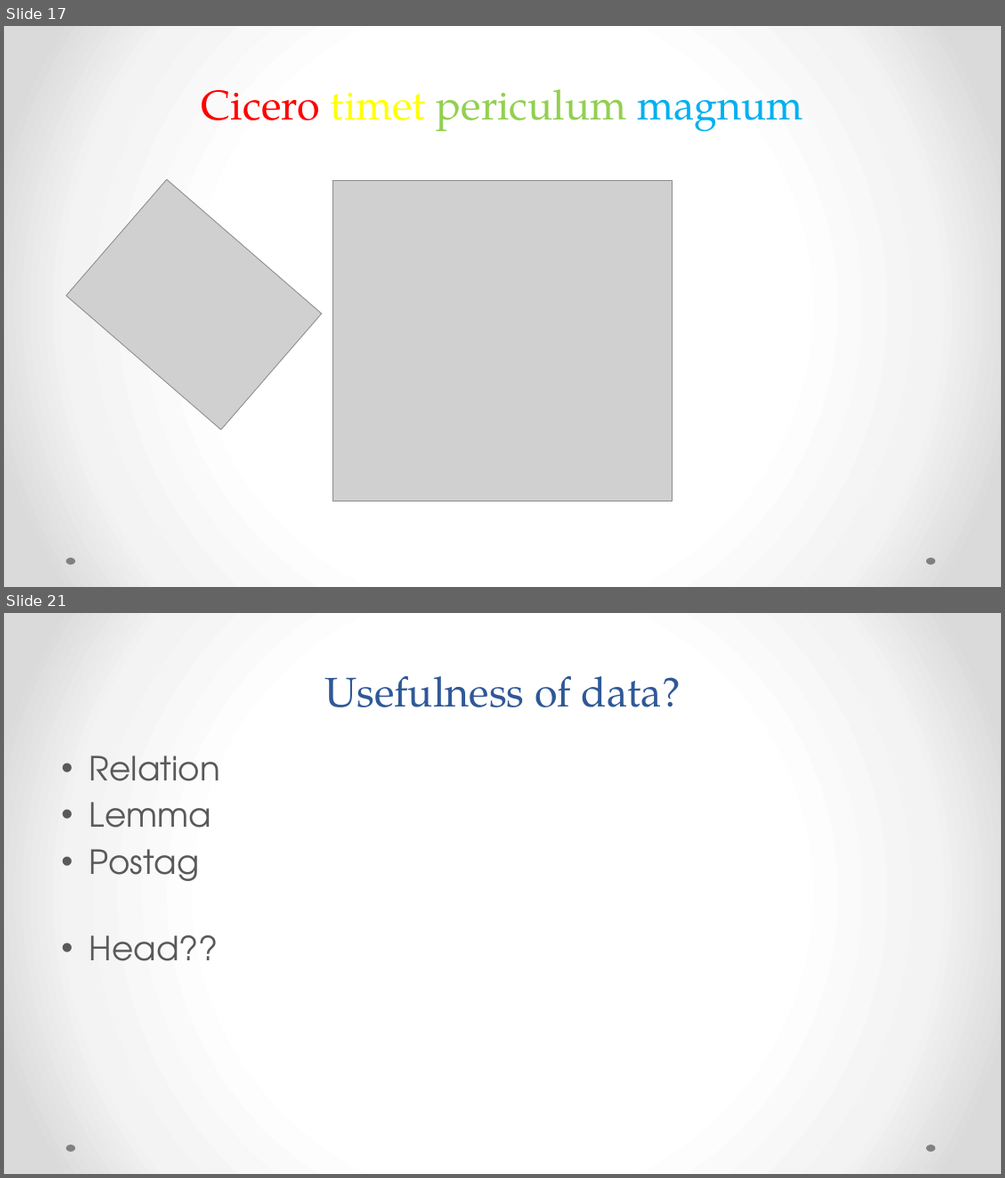
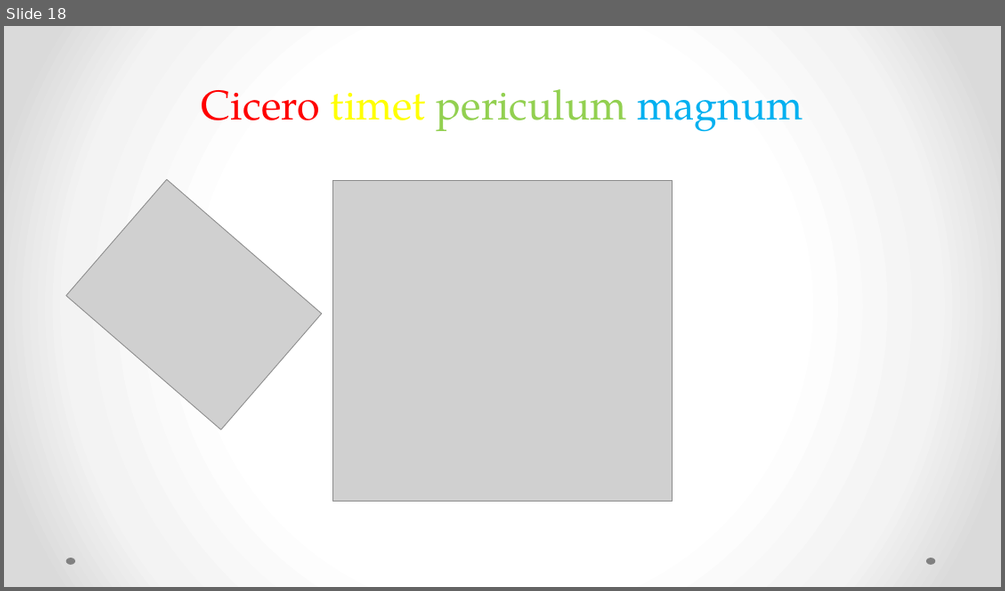
Before and after one commit to rgorman/syntacto_stylistics, a slide deck: Presentations/CAMWS_2016/Gorman_camws_2016.pptx. Shown one above the other, each under a label of ours: slides 17 and 21 before the commit, slide 18 after it; the slides between them are not shown. The pictures are 1005x1178 and 1005x591 pixels, drawn with LibreOffice and Linux fonts; fonts in the diff are those of the drawing; grey boxes stand for pictures. Boxes give left, top, right and bottom in pixels: in the first picture for what was removed or moved away, otherwise in the second. Text is boxed around its words. In the diff, an @@ line names an element or a change of style, - is before the commit and + after.

```diff
--- a/Presentations/CAMWS_2016/Gorman_camws_2016.pptx
+++ b/Presentations/CAMWS_2016/Gorman_camws_2016.pptx
@@ slide 21 removed at [4,613,1001,1174], background gradient #FFFFFF to #F4F4F4 to #DADADA; not listed: 2 template elements that a slide beside it also shows @@
@@ title removed at [324,676,680,707] @@
-Usefulness of data?
@@ text removed at [89,755,220,961] @@
-• Relation
-• Lemma
-• Postag
-• Head??
@@ what was slide 17 is now slide 18 @@
```
Also in this commit, not shown: 1 slide changed, 8 slides added, 6 other slides removed, 3 other files.
